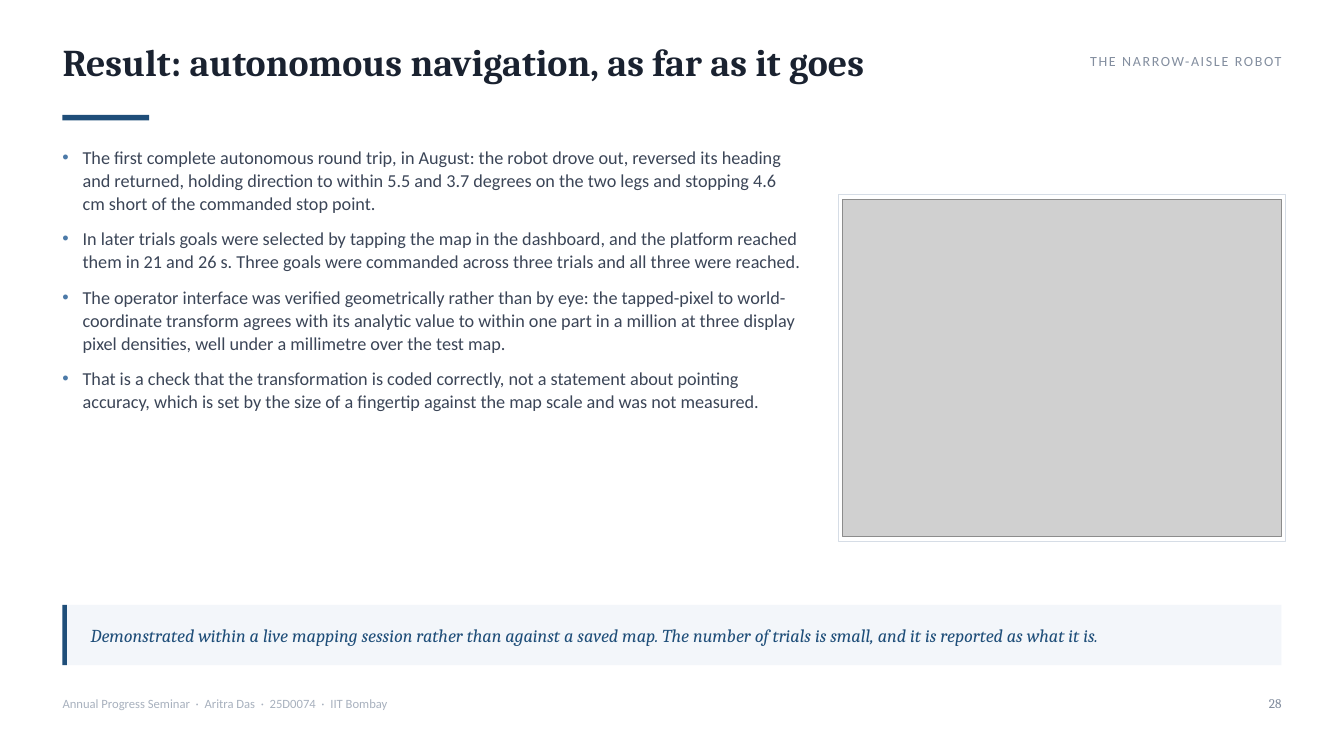
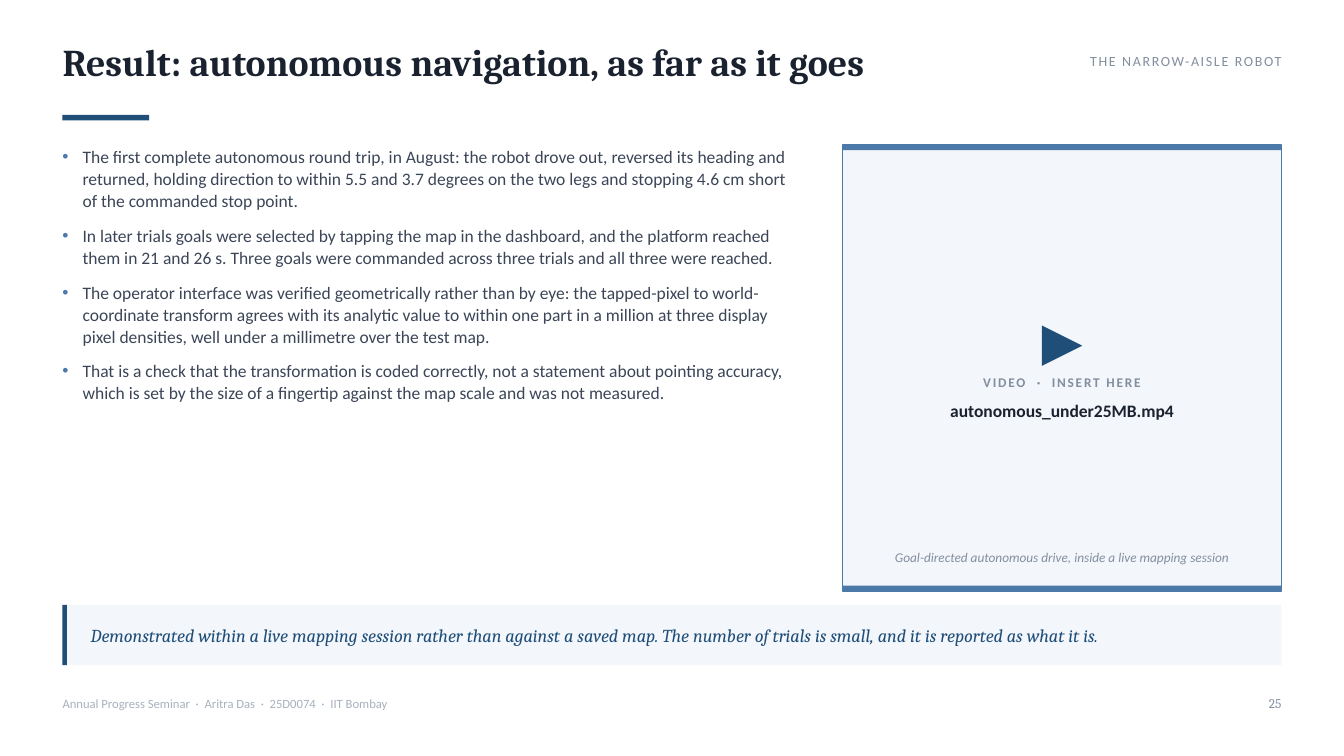
Before and after one commit to AritraD11/NarrowAisleBot, a slide deck: slide 25 of docs/aps_report/seminar_final/NarrowAisleBot_APS_Seminar.pptx (slide 28 before the commit). Drawn at 1344x756 pixels with LibreOffice and Linux fonts; fonts in the diff are those of the drawing; grey boxes stand for pictures. Boxes give left, top, right and bottom in pixels: in the first picture for what was removed or moved away, otherwise in the second. Text is boxed around its words. In the diff, an @@ line names an element or a change of style, - is before the commit and + after.

```diff
--- a/docs/aps_report/seminar_final/NarrowAisleBot_APS_Seminar.pptx
+++ b/docs/aps_report/seminar_final/NarrowAisleBot_APS_Seminar.pptx
@@ text "The first complete autonomous round ..." at (x1=83, y1=151, x2=785, y2=402): size 13 to 12.5 pt @@
@@ rectangle resized from (x1=838, y1=195, x2=1286, y2=541) to (x1=843, y1=145, x2=1281, y2=591) @@
@@ rectangle at (x1=843, y1=145, x2=1281, y2=591): fill #FFFFFF to #F3F6FA; outline #D6DDE6 0.75 pt to #4C7AA8 1.25 pt @@
@@ rectangle added at (x1=843, y1=145, x2=1281, y2=150), fill #4C7AA8 @@
@@ picture removed at (x1=843, y1=200, x2=1281, y2=537) @@
@@ triangle added at (x1=1043, y1=326, x2=1083, y2=366), fill #1F4E79 @@
@@ text added at (x1=983, y1=378, x2=1140, y2=387), 9.5 pt, text #838E9F, bold @@
+VIDEO · INSERT HERE
@@ text added at (x1=950, y1=404, x2=1174, y2=420), 12.5 pt, text #1A2230, bold @@
+autonomous_under25MB.mp4
@@ text added at (x1=895, y1=553, x2=1229, y2=564), 9.5 pt, text #838E9F, italic @@
+Goal-directed autonomous drive, inside a live mapping session
@@ rectangle added at (x1=843, y1=586, x2=1281, y2=591), fill #4C7AA8 @@
@@ text at (x1=1269, y1=699, x2=1282, y2=708): text changed @@
-28
+25
```
Also in this commit, not shown: 36 other slides changed, 2 slides added, 10 slides removed, 3 other files.
